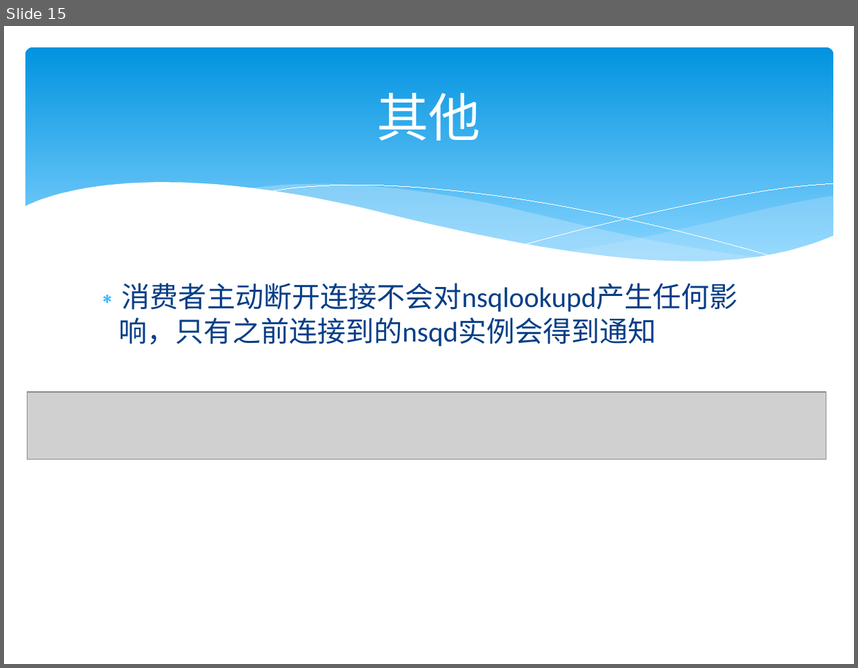
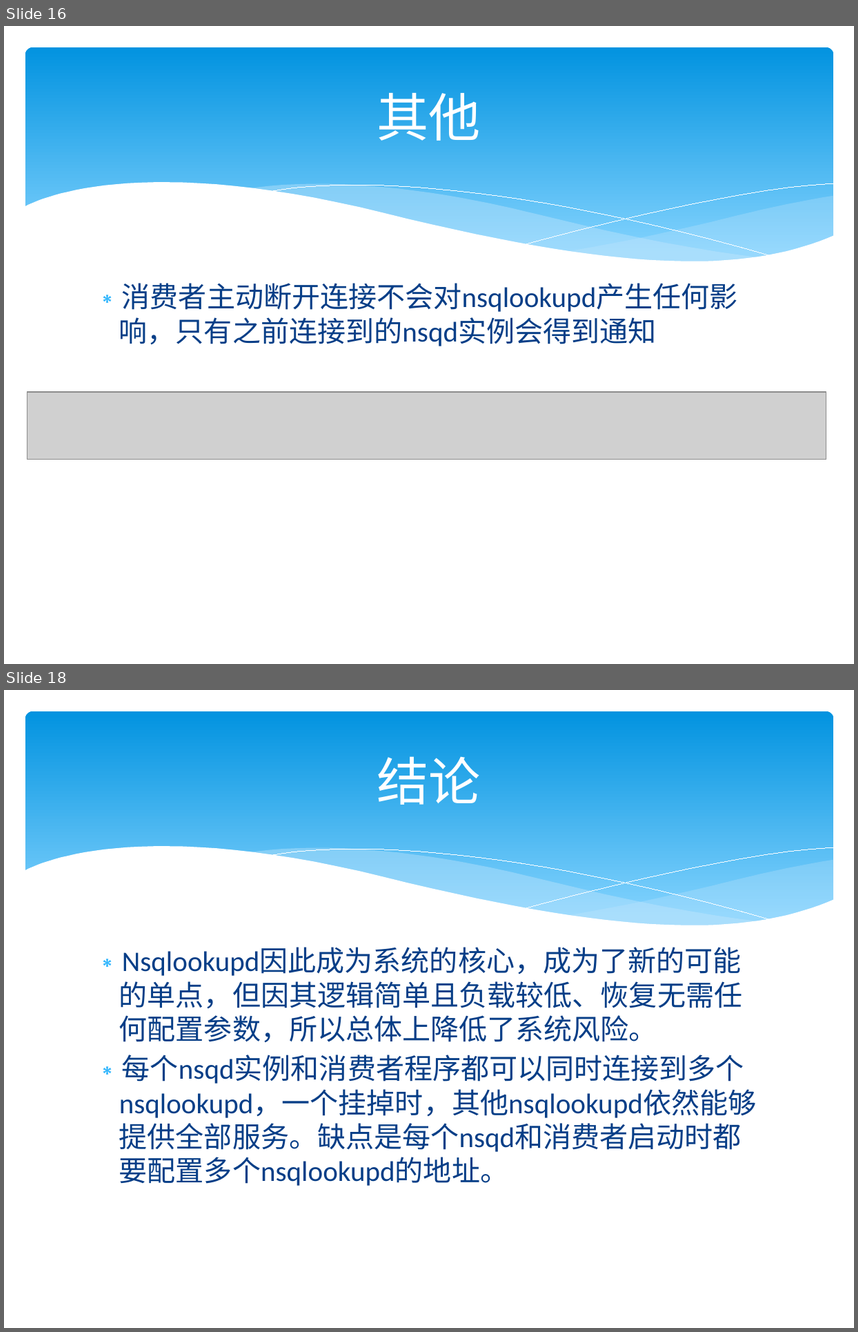
Before and after one commit to HappyTechGroup/share-material, a slide deck: 3rd-phase/分布式消息队列2.pptx. Shown one above the other, each under a label of ours: slide 15 before the commit, slides 16 and 18 after it; the slides between them are not shown. The pictures are 858x668 and 858x1332 pixels, drawn with LibreOffice and Linux fonts; fonts in the diff are those of the drawing; grey boxes stand for pictures. Boxes give left, top, right and bottom in pixels: in the first picture for what was removed or moved away, otherwise in the second. Text is boxed around its words. In the diff, an @@ line names an element or a change of style, - is before the commit and + after.

```diff
--- a/3rd-phase/分布式消息队列2.pptx
+++ b/3rd-phase/分布式消息队列2.pptx
@@ slide 18 added at (x1=4, y1=690, x2=854, y2=1328), background #FFFFFF; not listed: 6 template elements that a slide beside it also shows @@
@@ title added at (x1=377, y1=756, x2=481, y2=805), 44 pt, text #FFFFFF @@
+结论
@@ text added at (x1=119, y1=948, x2=757, y2=1185), 24 pt, text #073E87 @@
+∗ Nsqlookupd因此成为系统的核心，成为了新的可能的单点，但因其逻辑简单且负载较低、恢复无需任何配置参数，所以总体上降低了系统风险。
+∗ 每个nsqd实例和消费者程序都可以同时连接到多个nsqlookupd，一个挂掉时，其他nsqlookupd依然能够提供全部服务。缺点是每个nsqd和消费者启动时都要配置多个nsqlookupd的地址。
@@ what was slide 15 is now slide 16 @@
```
Also in this commit, not shown: 1 slide changed, 1 other slide added, 3 other files.
